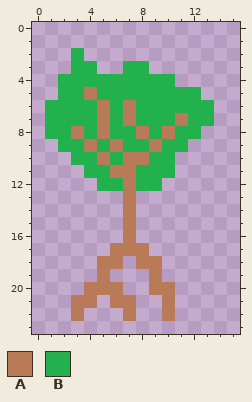
Pixel-art sprite -- src/main/resources/textures/generation/trees/tree_2.png. Above: the version before the commit.
The file is 16x24 pixels.
Palette (. is transparent): A #b97a57  B #22b14c
And afterwards:
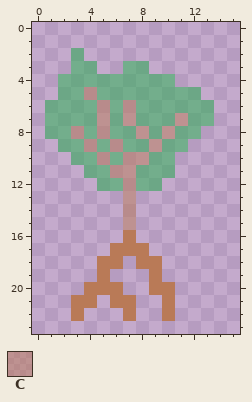
Colours new in this view: C #b97a5780
From old to new:
Colour B changes from #22b14c to #22b14c80.
The edit turns colour A into colour C in row 5 at x 4; in row 6 at x 5 and 7; in row 7 at x 5, 7 and 11; in row 8 at x 3, 5, 8 and 10; in row 9 at x 4, 6 and 9; in row 10 at x 5 and 7 to 8.
The edit turns colour A into colour C in row 11 at x 6 to 7; in rows 12 to 15 at x 7.
Where, in picture pixels (left, top, right, bottom), the same in both pictures:
changed: (45, 48, 214, 230)
